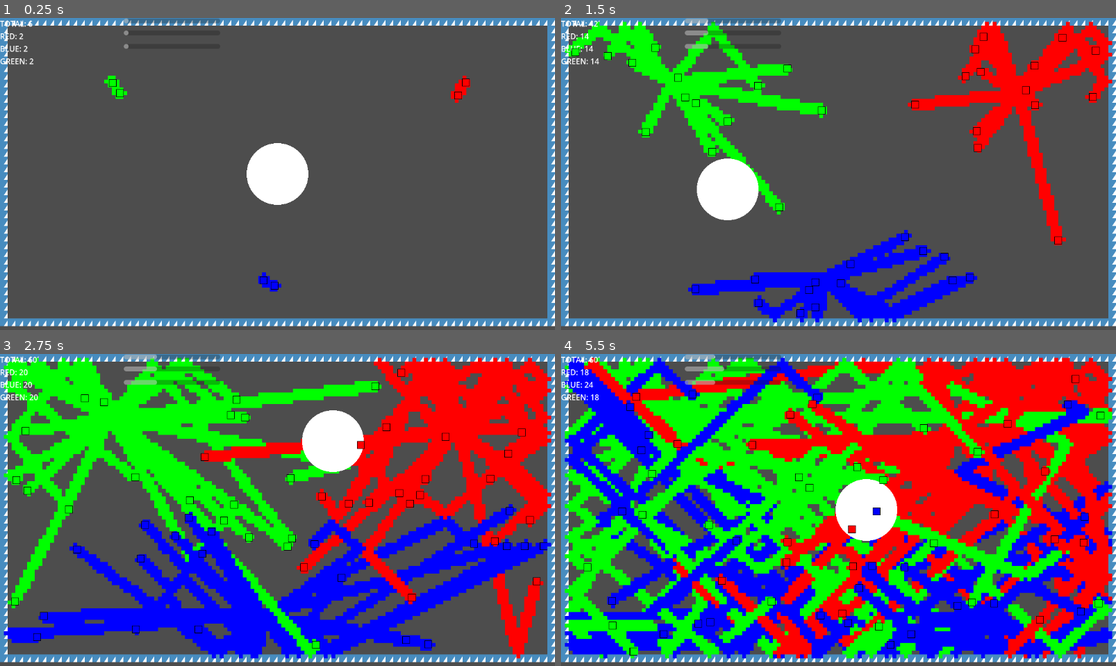
Above: before the commit, frames 1-4 (two rows, left to right).
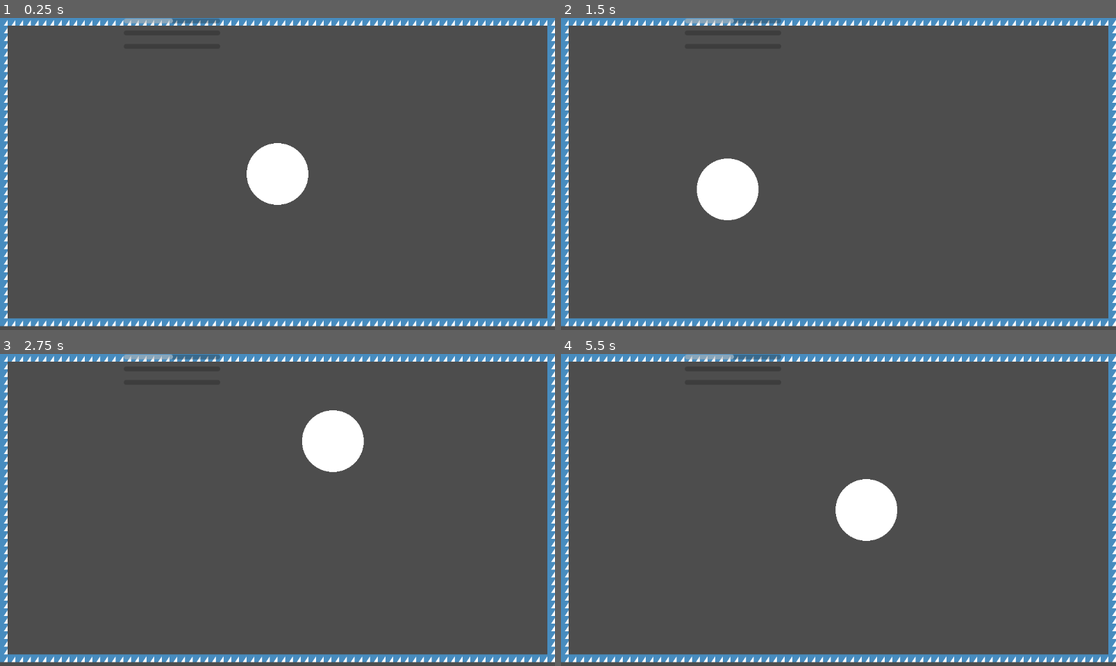
Above: after the commit, the same moments.

Repository: CWmain/island
Game: Godot game, scene res://scenes/main.tscn
Same seed, same stepped clock (60 frames per second), same inputs: the game is played once before the commit and once after it. The engine's default icon, where the game draws it, is replaced by a stand-in: a white triangle on a blue panel in a dark square.
Inputs (mouse positions are in pixels of both pictures, inside the frame that each line leads up to):
- Up to frame 1 (0.25 s): no input
- Up to frame 2 (1.5 s): move the mouse to (960, 158) at 0.52 s; tap Mouse wheel down (CycleDown) at 0.6 s; move the mouse to (727, 189) at 1.27 s; tap Mouse wheel up (CycleUp) at 1.35 s
- Up to frame 3 (2.75 s): move the mouse to (333, 441) at 2.02 s; tap Mouse wheel down (CycleDown) at 2.1 s
- Up to frame 4 (5.5 s): move the mouse to (810, 572) at 2.77 s; tap Mouse wheel up (CycleUp) at 2.85, 4.35 s; move the mouse to (1005, 556) at 3.52 s; tap Mouse wheel down (CycleDown) at 3.6, 5.1 s; move the mouse to (672, 463) at 4.27 s; move the mouse to (866, 510) at 5.02 s

The runs differ from the first frame. In frame 1, 0.8% of the frame differs, in the area x 0-85%, y 0-88%; in frame 2, 18%; in frame 3, 50%; in frame 4, 81%, in the area x 0-100%, y 0-98%.
Error after the commit: Parse Error: Could not find type "SoliderManager" in the current scope. (res://UI/solider_counter.gd:9)

Commit message:
objects

Diff:
--- a/UI/solider_counter.gd
+++ b/UI/solider_counter.gd
@@ -1,16 +1,16 @@
 extends Label
 
-var count: Dictionary[Solider.soliderColor, int]
+var count: Dictionary
 @onready var red: ProgressBar = $Red
 @onready var green: ProgressBar = $Green
 @onready var blue: ProgressBar = $Blue
 
 @export var maxSoliders: float = 300.0
+@export var soliderManager: SoliderManager = null
 
 func _ready() -> void:
-	count[Solider.soliderColor.RED] = 0
-	count[Solider.soliderColor.BLUE] = 0
-	count[Solider.soliderColor.GREEN] = 0
+	assert(soliderManager != null)
+	count = soliderManager.count
 	updateLabel()
 
 func _on_solider_color_change(oldColor: Solider.soliderColor, newColor: Solider.soliderColor):
--- a/objects/soliderSpawner/solider_spawner.gd
+++ b/objects/soliderSpawner/solider_spawner.gd
@@ -1,4 +1,5 @@
 extends Node2D
+class_name Spawner
 
 @export var solider: PackedScene
 @export var toSpawn: int
@@ -35,3 +36,7 @@
 		s.updateColor()
 
 		spawnCount += 1
+
+func orderSoliders(numberToSpawn: int) -> void:
+	toSpawn = numberToSpawn
+	spawnCount = 0
--- a/objects/soliderSpawner/solider_spawner.tscn
+++ b/objects/soliderSpawner/solider_spawner.tscn
@@ -4,6 +4,3 @@
 
 [node name="SoliderSpawner" type="Node2D"]
 script = ExtResource("1_cfyst")
-toSpawn = null
-spawnGap = null
-spawnColor = null
--- a/scenes/main.tscn
+++ b/scenes/main.tscn
@@ -1,6 +1,7 @@
-[gd_scene load_steps=12 format=4 uid="uid://blv1rrwv4tngb"]
+[gd_scene load_steps=13 format=4 uid="uid://blv1rrwv4tngb"]
 
 [ext_resource type="PackedScene" uid="uid://bojq7clkjdcok" path="res://objects/solider/solider.tscn" id="1_o5qli"]
+[ext_resource type="PackedScene" uid="uid://ds6ftfjgcdvls" path="res://objects/soliderManager/solider_manager.tscn" id="1_tipki"]
 [ext_resource type="Texture2D" uid="uid://cqw4mc8hquvh1" path="res://icon.svg" id="2_0wfyh"]
 [ext_resource type="Texture2D" uid="uid://blsfds0u337ke" path="res://objects/trail/tilemapTrail.png" id="2_o6xl0"]
 [ext_resource type="PackedScene" uid="uid://d17ccac5gl80s" path="res://objects/soliderSpawner/solider_spawner.tscn" id="3_sugp2"]
@@ -156,17 +157,24 @@
 
 [node name="Main" type="Node2D"]
 
+[node name="SoliderManager" parent="." node_paths=PackedStringArray("spawners") instance=ExtResource("1_tipki")]
+spawners = {
+0: NodePath("../Red"),
+1: NodePath("../Blue"),
+2: NodePath("../Green")
+}
+
 [node name="TileMapLayer" type="TileMapLayer" parent="."]
 tile_map_data = PackedByteArray("AAAAAAAAAAADAAIAAAAAAAEAAAADAAIAAAAAAAIAAAADAAIAAAAAAAMAAAADAAIAAAAAAAQAAAADAAIAAAAAAA …(3440 unchanged characters)…
 tile_set = SubResource("TileSet_jyhfs")
 
 [node name="TrailPath" type="TileMapLayer" parent="."]
+visible = false
 tile_set = SubResource("TileSet_85g3d")
 
 [node name="Red" parent="." node_paths=PackedStringArray("solider_counter", "trailMap") instance=ExtResource("3_sugp2")]
 position = Vector2(950, 157)
 solider = ExtResource("1_o5qli")
-toSpawn = 20
 spawnGap = 0.1
 spawnColor = 0
 solider_counter = NodePath("../SoliderCounter")
@@ -175,7 +183,6 @@
 [node name="Blue" parent="." node_paths=PackedStringArray("solider_counter", "trailMap") instance=ExtResource("3_sugp2")]
 position = Vector2(544, 543)
 solider = ExtResource("1_o5qli")
-toSpawn = 20
 spawnGap = 0.1
 spawnColor = 1
 solider_counter = NodePath("../SoliderCounter")
@@ -184,14 +191,14 @@
 [node name="Green" parent="." node_paths=PackedStringArray("solider_counter", "trailMap") instance=ExtResource("3_sugp2")]
 position = Vector2(230, 134)
 solider = ExtResource("1_o5qli")
-toSpawn = 20
 spawnGap = 0.1
 spawnColor = 2
 solider_counter = NodePath("../SoliderCounter")
 trailMap = NodePath("../TrailPath")
 
-[node name="SoliderCounter" parent="." instance=ExtResource("4_jyhfs")]
+[node name="SoliderCounter" parent="." node_paths=PackedStringArray("soliderManager") instance=ExtResource("4_jyhfs")]
 maxSoliders = 60.0
+soliderManager = NodePath("../SoliderManager")
 
 [node name="ConversionZone" parent="." instance=ExtResource("5_tbgi4")]
 process_mode = 4
